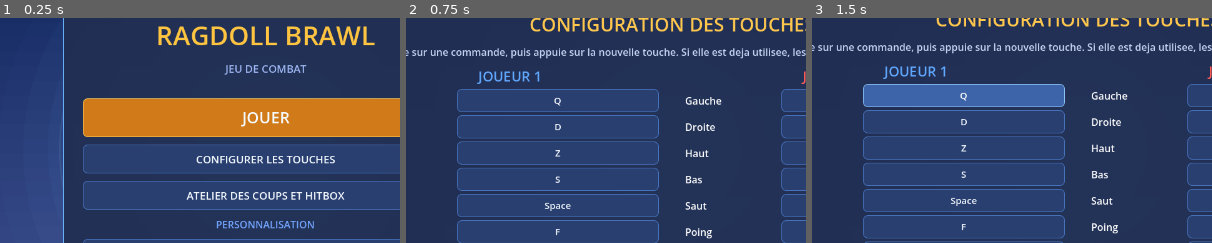
Above: before the commit, frames 1-3 (left to right).
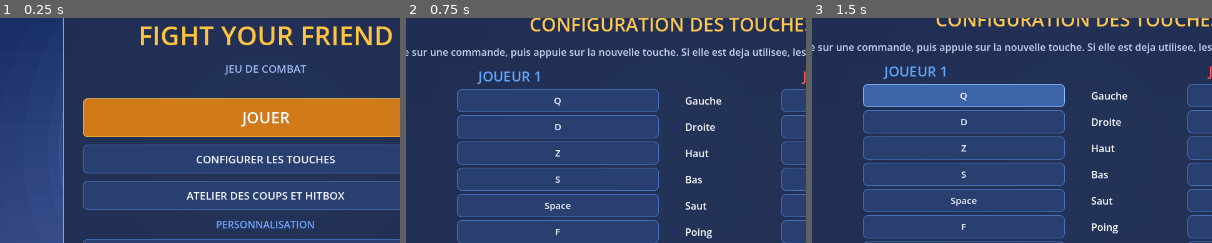
Above: after the commit, the same moments.

Repository: Djahan-Sami/fightyourfriend
Game: Godot game, scene res://main_menu.tscn
Same seed, same stepped clock (60 frames per second), same inputs: the game is played once before the commit and once after it.
Inputs:
- Up to frame 1 (0.25 s): no input
- Up to frame 2 (0.75 s): click "CONFIGURER LES TOUCHES" at 0.5 s
- Up to frame 3 (1.5 s): click "Q" at 1.25 s
The pictures show only the part of the screen within x 17-67%, y 9-59%; the shares and areas given below are measured in that part.

The runs differ from the first frame. In frame 1, 3.2% of the frame differs, in the area x 35-98%, y 3-12%; in frame 2, nothing differs; in frame 3, nothing differs.

Commit message:
Ajout des bruitages et nouveau nom du jeu

Diff:
--- a/01_JEU/arena.gd
+++ b/01_JEU/arena.gd
@@ -124,6 +124,7 @@
 	cam.make_current()
 
 	_sfx = AudioStreamPlayer.new()
+	_sfx.max_polyphony = 8
 	add_child(_sfx)
 
 	_build_walls()
@@ -223,6 +224,7 @@
 				phase = Phase.FIGHT
 				banner = "COMBAT !"
 				phase_t = 0.6
+				SFX.play(_sfx, "fight", -7.0)
 				for f in fighters:
 					f.frozen = false
 		Phase.FIGHT:
@@ -234,6 +236,7 @@
 					phase = Phase.MATCH_END
 					banner = "JOUEUR %d GAGNE" % (1 if rounds[0] > rounds[1] else 2)
 					phase_t = 3.0
+					SFX.play(_sfx, "victory", -5.0)
 				else:
 					_start_round(round_no + 1)
 		Phase.MATCH_END:
--- a/01_JEU/fighter.gd
+++ b/01_JEU/fighter.gd
@@ -357,6 +357,7 @@
 var _walk_cycle := 0.34
 var _walk_dir_local := 0.0
 var _walk_last_world_x := INF
+var _walk_step_half := -1
 var _flash := 0.0
 var _hold := 0.0
 var _escape := 0.0
@@ -466,6 +467,7 @@
 
 	sfx = AudioStreamPlayer2D.new()
 	sfx.max_distance = 2200.0
+	sfx.max_polyphony = 8
 	add_child(sfx)
 
 	_pose = _copy_pose(POSES["idle"])
@@ -530,6 +532,7 @@
 	if was_air and is_on_floor() and vy_before > 320.0:
 		Arena.dust(global_position, clampf(vy_before / 700.0, 0.3, 1.7))
 		Arena.shake(clampf(vy_before / 260.0, 0.0, 7.0))
+		SFX.play2d(sfx, "land", -10.0, clampf(0.92 - vy_before / 5000.0, 0.72, 0.92))
 
 
 func _separate() -> void:
@@ -605,6 +608,7 @@
 	block_energy -= BLOCK_DRAIN * delta
 	if block_energy <= 0.0:
 		block_energy = 0.0
+		SFX.play2d(sfx, "guard_break", -3.0)
 		_hurt_pose_name = "hurt_body"
 		_enter_hurt(BLOCK_BREAK, Vector2(-120 * facing, -100))
 		return
@@ -1158,7 +1162,9 @@
 	Arena.impact(at, Vector2(kb.x * dir, kb.y), impact_color, dmg / 9.0)
 	Arena.shake(2.0 + dmg * 0.45)
 	Arena.hitstop(int(clampf(24.0 + dmg * 2.6, 24.0, 105.0)))
-	SFX.play2d(sfx, "hit_heavy" if dmg >= 12.0 else "hit_light", -4.0)
+	var impact_sound := "hit_head" if headshot else (
+		"hit_heavy" if dmg >= 15.0 else ("hit_body" if dmg >= 9.0 else "hit_light"))
+	SFX.play2d(sfx, impact_sound, -2.5)
 
 
 func take_damage(amount: float, kb: Vector2, stun: float) -> void:
@@ -1233,6 +1239,7 @@
 	_walk_cycle = 0.34
 	_walk_dir_local = 0.0
 	_walk_last_world_x = INF
+	_walk_step_half = -1
 	_buf = ""
 	_buf_t = 0.0
 	move_name = ""
@@ -1421,6 +1428,7 @@
 	else:
 		_walk_last_world_x = INF
 		_walk_dir_local = 0.0
+		_walk_step_half = -1
 	if state == State.ATTACK:
 		tgt = _attack_timeline_pose()
 		_motion = CombatMotion.sample_attack(move_name, _attack_total_progress())
@@ -1503,6 +1511,10 @@
 	var step_len := 48.0 if local_dir > 0.0 else 40.0
 	var lift := 5.5 if local_dir > 0.0 else 4.0
 	_walk_cycle = fposmod(_walk_cycle + travelled / (step_len * 2.0), 1.0)
+	var step_half := int(floor(_walk_cycle * 2.0))
+	if travelled > 0.01 and step_half != _walk_step_half:
+		SFX.play2d(sfx, "step", -18.0, 1.06 if local_dir > 0.0 else 0.94)
+	_walk_step_half = step_half
 	_motion = CombatMotion.sample_gait(_walk_cycle, local_dir)
 	var front := _gait_foot(_walk_cycle, local_dir, step_len, lift)
 	var back := _gait_foot(fposmod(_walk_cycle + 0.5, 1.0), local_dir, step_len, lift)
--- a/01_JEU/main_menu.gd
+++ b/01_JEU/main_menu.gd
@@ -17,6 +17,7 @@
 var _reset_button: Button
 var _capture_player := -1
 var _capture_action := ""
+var _last_hover_sound_ms := 0
 
 
 func _ready() -> void:
@@ -66,7 +67,7 @@
 	var column := _panel(Vector2(650, 650))
 	_main_page = column.get_parent().get_parent().get_parent()
 	var title := Label.new()
-	title.text = "RAGDOLL BRAWL"
+	title.text = "FIGHT YOUR FRIEND"
 	title.horizontal_alignment = HORIZONTAL_ALIGNMENT_CENTER
 	title.add_theme_font_size_override("font_size", 42)
 	title.add_theme_color_override("font_color", Color(1.0, 0.77, 0.25))
@@ -349,6 +350,9 @@
 		normal.border_color = Color(1.0, 0.82, 0.36, 1.0)
 		hover.bg_color = Color(0.96, 0.61, 0.16, 1.0)
 		pressed.bg_color = Color(0.70, 0.36, 0.07, 1.0)
+	button.mouse_entered.connect(_play_ui_hover)
+	button.focus_entered.connect(_play_ui_hover)
+	button.pressed.connect(_play_ui_confirm)
 	return button
 
 
@@ -365,6 +369,21 @@
 	hover.bg_color = Color(0.23, 0.38, 0.64, 1.0)
 	option.add_theme_stylebox_override("hover", hover)
 	option.add_theme_stylebox_override("pressed", hover)
+	option.mouse_entered.connect(_play_ui_hover)
+	option.focus_entered.connect(_play_ui_hover)
+	option.item_selected.connect(func(_index: int): _play_ui_confirm())
+
+
+func _play_ui_hover() -> void:
+	var now := Time.get_ticks_msec()
+	if now - _last_hover_sound_ms < 70:
+		return
+	_last_hover_sound_ms = now
+	SFX.play_global("ui_hover", -15.0)
+
+
+func _play_ui_confirm() -> void:
+	SFX.play_global("ui_confirm", -11.0)
 
 
 func _add_section(parent: VBoxContainer, text: String) -> void:
--- a/01_JEU/project.godot
+++ b/01_JEU/project.godot
@@ -10,7 +10,7 @@
 
 [application]
 
-config/name="Ragdoll Brawl"
+config/name="Fight Your Friend"
 run/main_scene="res://main_menu.tscn"
 config/features=PackedStringArray("4.7", "GL Compatibility")
 
--- a/01_JEU/sfx.gd
+++ b/01_JEU/sfx.gd
@@ -6,7 +6,7 @@
 #  dans le meme esprit que le reste du jeu (tout est dessine).
 # ============================================================
 
-const RATE := 22050
+const RATE := 44100
 
 static var _cache: Dictionary = {}
 
@@ -25,20 +25,44 @@
 	player.play()
 
 
+# Les sons d'interface doivent survivre au changement de scene (par exemple
+# lorsqu'on clique sur JOUER). Le lecteur temporaire est donc place a la racine.
+static func play_global(name: String, vol_db := 0.0, pitch := 1.0) -> void:
+	var loop := Engine.get_main_loop()
+	if not (loop is SceneTree):
+		return
+	var player := AudioStreamPlayer.new()
+	player.stream = _stream_for(name)
+	player.volume_db = vol_db
+	player.pitch_scale = pitch * randf_range(0.98, 1.02)
+	(loop as SceneTree).root.add_child(player)
+	player.finished.connect(player.queue_free)
+	player.play()
+
+
 static func _stream_for(name: String) -> AudioStreamWAV:
 	if _cache.has(name):
 		return _cache[name]
 	var s: AudioStreamWAV
 	match name:
-		"jump":      s = _sweep(280.0, 560.0, 0.14, 0.5, false)
-		"whiff":     s = _noise_burst(0.10, 0.16, 2600.0)
-		"hit_light": s = _thump(160.0, 0.11, 0.85, true)
-		"hit_heavy": s = _thump(95.0, 0.20, 1.0, true)
-		"block":     s = _ring(1500.0, 0.10, 0.5)
-		"grab":      s = _thump(130.0, 0.13, 0.7, false)
-		"throw":     s = _thump(70.0, 0.24, 1.0, true)
-		"ko":        s = _sweep(300.0, 55.0, 0.55, 0.9, true)
-		"gong":      s = _gong()
+		"ui_hover":    s = _two_tone(620.0, 700.0, 0.045, 0.16)
+		"ui_confirm":  s = _two_tone(460.0, 760.0, 0.095, 0.30)
+		"jump":        s = _sweep(240.0, 640.0, 0.15, 0.55, false)
+		"step":        s = _impact(105.0, 0.055, 0.28, 0.08)
+		"land":        s = _impact(62.0, 0.18, 0.72, 0.18)
+		"whiff":       s = _noise_burst(0.11, 0.22, 4200.0)
+		"hit_light":   s = _impact(155.0, 0.11, 0.85, 0.38)
+		"hit_body":    s = _impact(105.0, 0.15, 0.98, 0.28)
+		"hit_head":    s = _impact(175.0, 0.14, 1.0, 0.72)
+		"hit_heavy":   s = _impact(72.0, 0.23, 1.0, 0.58)
+		"block":       s = _ring(1450.0, 0.13, 0.62)
+		"guard_break": s = _impact(58.0, 0.32, 1.0, 0.85)
+		"grab":        s = _impact(125.0, 0.13, 0.70, 0.15)
+		"throw":       s = _impact(55.0, 0.28, 1.0, 0.62)
+		"fight":       s = _two_tone(410.0, 820.0, 0.18, 0.52)
+		"victory":     s = _chime([523.25, 659.25, 783.99, 1046.50], 0.15, 0.52)
+		"ko":          s = _sweep(310.0, 48.0, 0.62, 0.95, true)
+		"gong":        s = _gong()
 		_: s = _thump(120.0, 0.10, 0.6, false)
 	_cache[name] = s
 	return s
@@ -74,6 +98,32 @@
 	return _to_stream(s)
 
 
+# Impact en deux couches : le grave donne le poids du contact et le bruit tres
+# court donne sa nettete. Le dosage de crack distingue corps, tete et projection.
+static func _impact(freq: float, dur: float, amp: float, crack: float) -> AudioStreamWAV:
+	var n := int(RATE * dur)
+	var samples := PackedFloat32Array()
+	samples.resize(n)
+	var phase := 0.0
+	var low_noise := 0.0
+	for i in n:
+		var t := float(i) / RATE
+		var k := clampf(t / dur, 0.0, 1.0)
+		var body_env := exp(-t / maxf(0.012, dur * 0.26))
+		var body_freq := freq * lerpf(1.35, 0.62, k)
+		phase += TAU * body_freq / RATE
+		var raw := randf() * 2.0 - 1.0
+		low_noise += 0.10 * (raw - low_noise)
+		var high_noise := raw - low_noise
+		var crack_env := exp(-t / maxf(0.004, dur * 0.055))
+		var click := 1.0 if t < 0.0025 else 0.0
+		var value := sin(phase) * body_env * 0.86
+		value += high_noise * crack_env * crack
+		value += click * 0.12 * crack
+		samples[i] = value * amp
+	return _to_stream(samples)
+
+
 static func _sweep(f0: float, f1: float, dur: float, amp: float, noisy: bool) -> AudioStreamWAV:
 	var n := int(RATE * dur)
 	var s := PackedFloat32Array()
@@ -119,6 +169,38 @@
 	return _to_stream(s)
 
 
+static func _two_tone(f0: float, f1: float, dur: float, amp: float) -> AudioStreamWAV:
+	var n := int(RATE * dur)
+	var samples := PackedFloat32Array()
+	samples.resize(n)
+	for i in n:
+		var t := float(i) / RATE
+		var k := clampf(t / dur, 0.0, 1.0)
+		var freq := f0 if k < 0.48 else f1
+		var local_k := fmod(k, 0.5) * 2.0
+		var env := sin(PI * clampf(local_k, 0.0, 1.0)) * (1.0 - k * 0.35)
+		samples[i] = sin(TAU * freq * t) * env * amp
+	return _to_stream(samples)
+
+
+static func _chime(notes: Array, step_duration: float, amp: float) -> AudioStreamWAV:
+	var dur := step_duration * notes.size() + 0.18
+	var n := int(RATE * dur)
+	var samples := PackedFloat32Array()
+	samples.resize(n)
+	for i in n:
+		var t := float(i) / RATE
+		var note_index := mini(int(t / step_duration), notes.size() - 1)
+		var local_t := t - float(note_index) * step_duration
+		var env := exp(-local_t / (step_duration * 0.72))
+		var freq := float(notes[note_index])
+		var value := sin(TAU * freq * local_t) * 0.72
+		value += sin(TAU * freq * 2.0 * local_t) * 0.20
+		value += sin(TAU * freq * 3.0 * local_t) * 0.08
+		samples[i] = value * env * amp
+	return _to_stream(samples)
+
+
 static func _gong() -> AudioStreamWAV:
 	var dur := 0.9
 	var n := int(RATE * dur)
